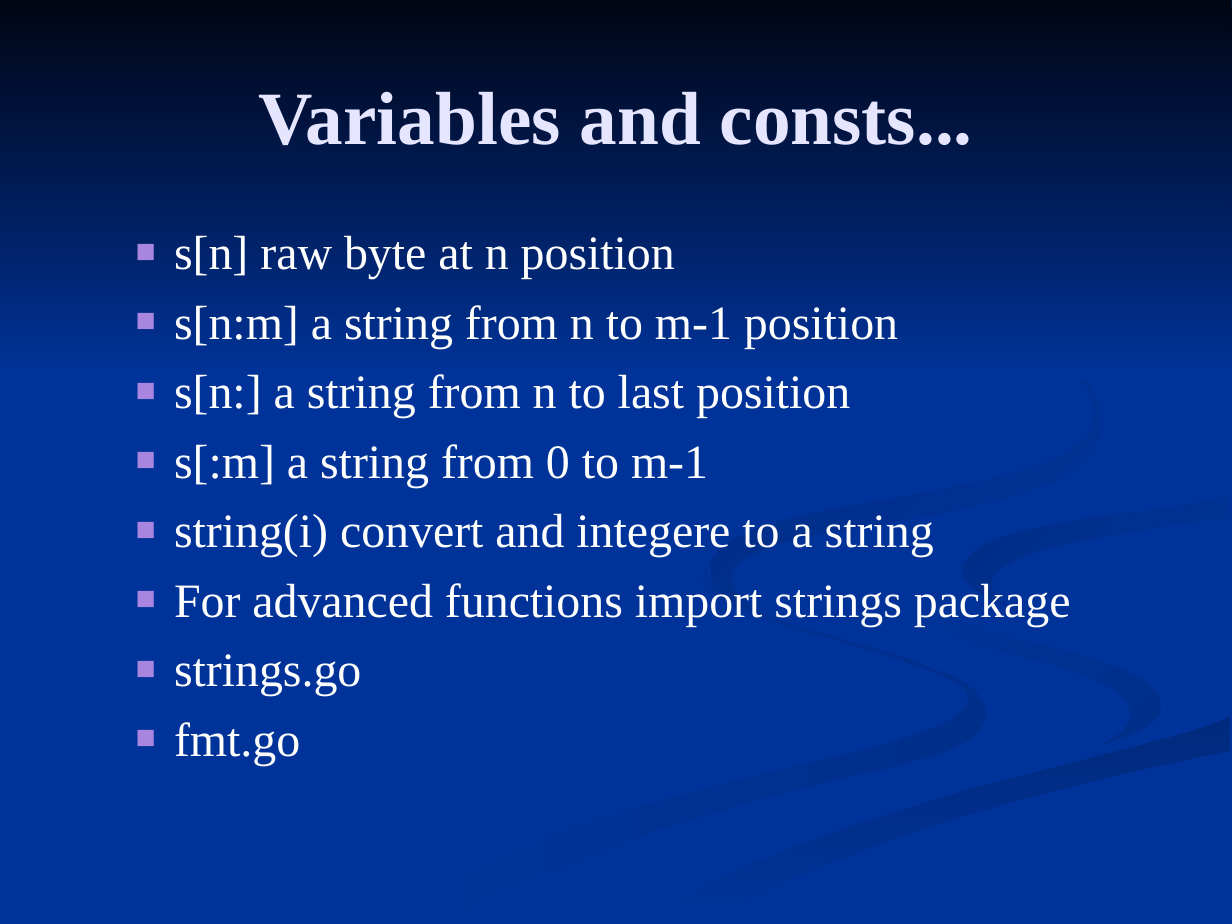
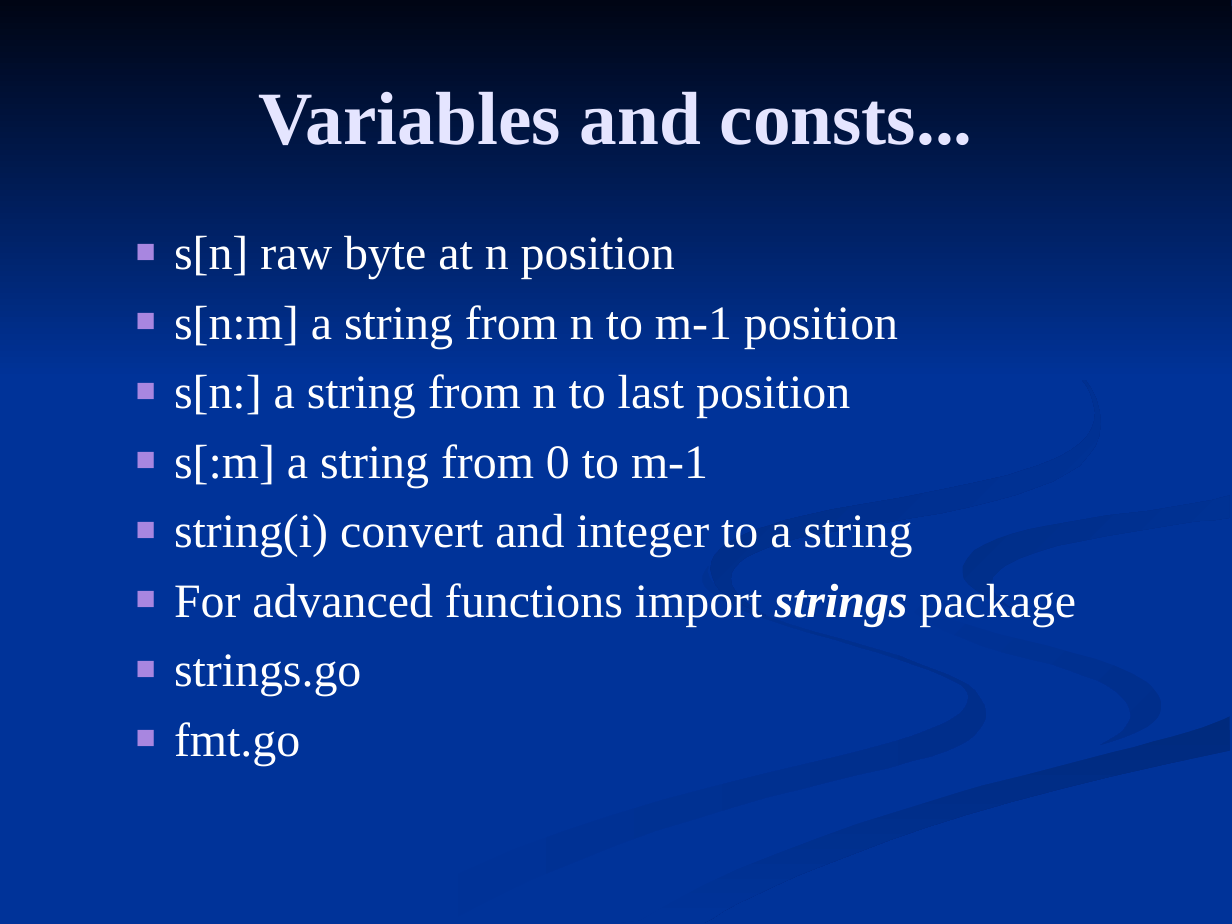
Before and after one commit to FrancoMelandri/GoLang, a slide deck: slide 10 of golang.ppt. Drawn at 1232x924 pixels with LibreOffice and Linux fonts; fonts in the diff are those of the drawing. Boxes give left, top, right and bottom in pixels: in the first picture for what was removed or moved away, otherwise in the second. Text is boxed around its words. In the diff, an @@ line names an element or a change of style, - is before the commit and + after.

```diff
--- a/golang.ppt
+++ b/golang.ppt
@@ text at <box>174,513,912,557</box>: text changed @@
-  ■ string(i) convert and integere to a string
+  ■ string(i) convert and integer to a string
@@ text at <box>174,583,1076,627</box>: bold on, italic on in "strings" @@
```
Also in this commit, not shown: 11 other slides changed, 2 slides added, 2 other files.
